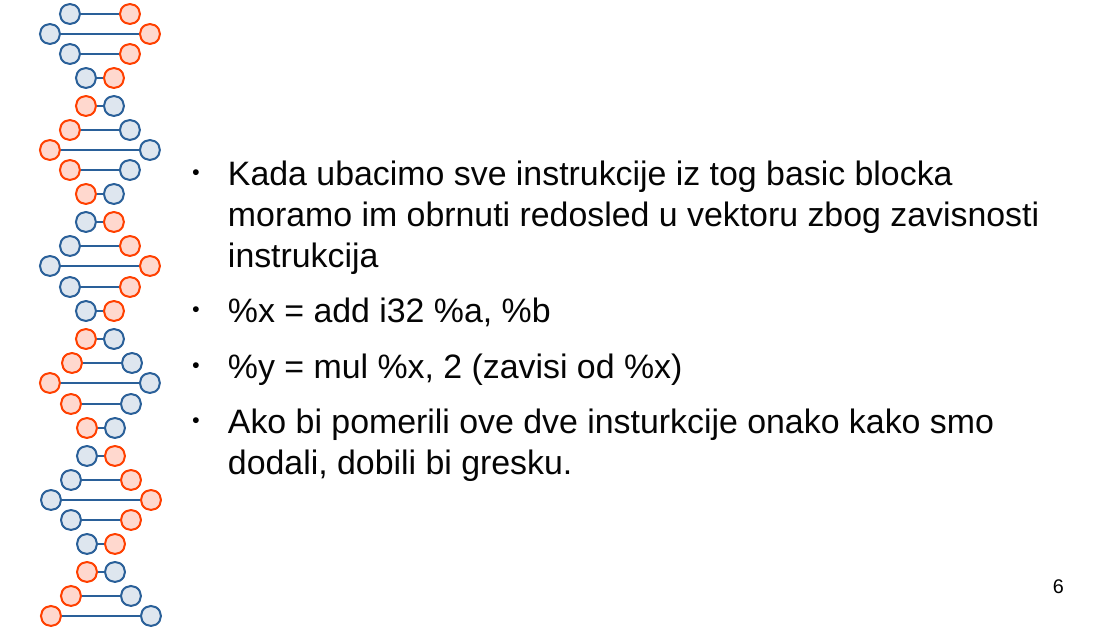
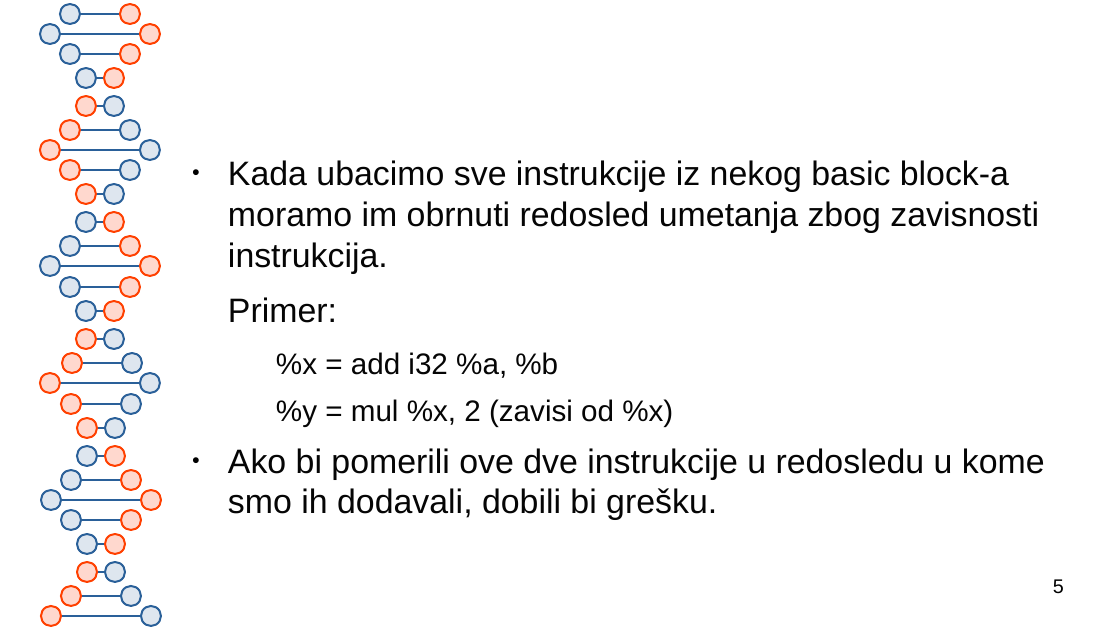
Before and after one commit to Itra7/LLVM-sink, a slide deck: slide 5 of prezentacijasink.odp (slide 6 before the commit). Drawn at 1120x630 pixels with LibreOffice and Linux fonts; fonts in the diff are those of the drawing. Boxes give left, top, right and bottom in pixels: in the first picture for what was removed or moved away, otherwise in the second. Text is boxed around its words. In the diff, an @@ line names an element or a change of style, - is before the commit and + after.

```diff
--- a/prezentacijasink.odp
+++ b/prezentacijasink.odp
@@ text at (x1=228, y1=160, x2=1039, y2=323): text changed @@
-● Kada ubacimo sve instrukcije iz tog basic blocka moramo im obrnuti redosled u vektoru zbog zavisnosti instrukcija
+● Kada ubacimo sve instrukcije iz nekog basic block-a moramo im obrnuti redosled umetanja zbog zavisnosti instrukcija.
+Primer:
@@ text at (x1=276, y1=352, x2=673, y2=427): size 24 to 21 pt in "%x = add i32 %a, %b", "%y = mul %x, 2 (zavisi od ..."; bullet ● to none; list level 1 to 2 in "%x = add i32 %a, ..."; list level 1 to 2 in "%y = mul %x, 2 ..." @@
@@ text at (x1=228, y1=448, x2=1045, y2=520): text changed @@
-● Ako bi pomerili ove dve insturkcije onako kako smo dodali, dobili bi gresku.
+● Ako bi pomerili ove dve instrukcije u redosledu u kome smo ih dodavali, dobili bi grešku.
@@ page number at (x1=1053, y1=579, x2=1064, y2=594): text changed @@
-6
+5
```
Also in this commit, not shown: 4 other slides changed, 1 slide removed.
